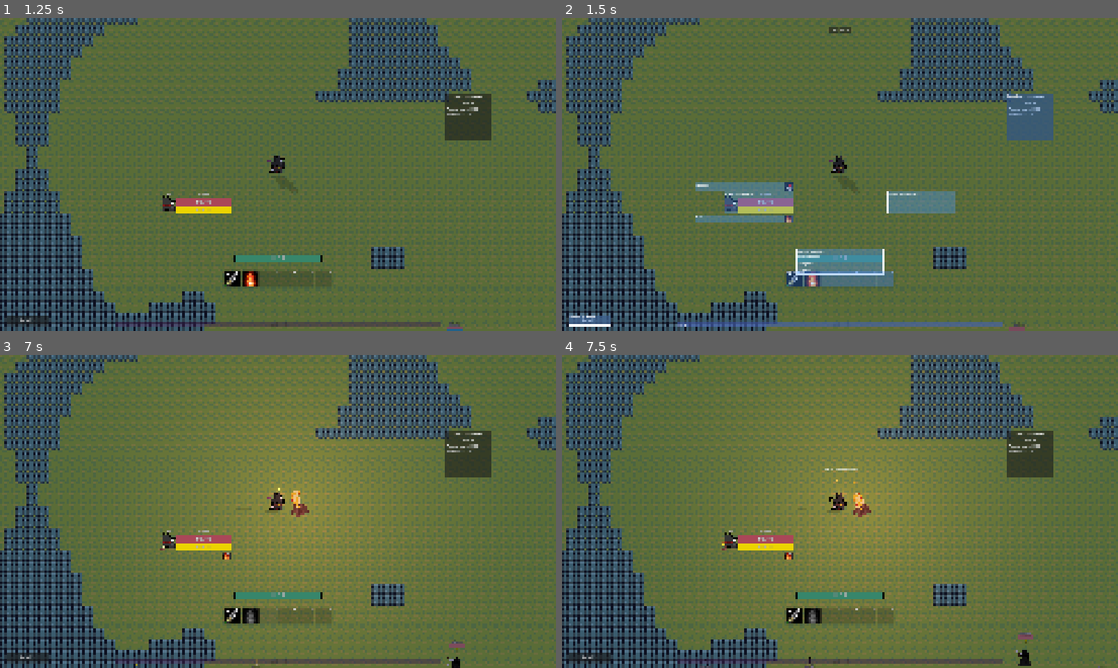
Above: before the commit, frames 1-4 (two rows, left to right).
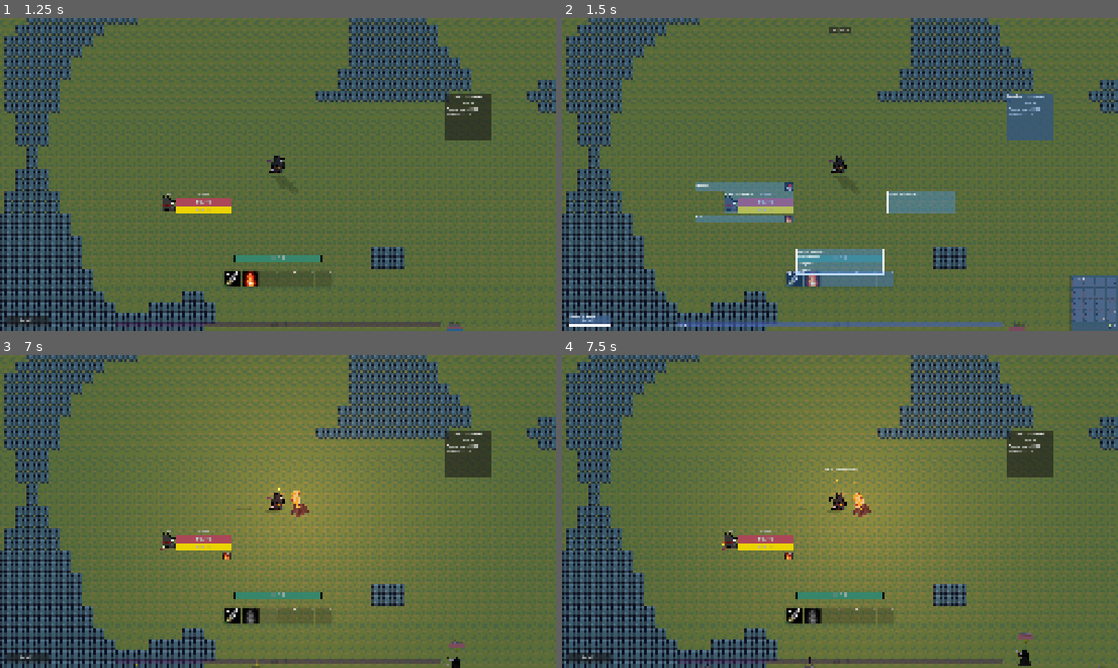
Above: after the commit, the same moments.

Repository: NicholasIzosimov/2D-Platformer
Game: Godot game, scene res://Scenes/main_menu.tscn
Two runs of this game, one before a commit and one after it. Both use one fixed random seed, a clock stepped at 60 frames per second and the inputs below.
Inputs:
- Up to frame 1 (1.25 s): click "Start Run" at 0.5 s
- Up to frame 2 (1.5 s): click "Unlock UI" at 1.25 s
- Up to frame 3 (7 s): click "Lock" at 2 s; click "1" at 2.75 s; click "2" at 3.5 s; click "1:00" at 4.25 s; click "59" at 5 s; click "58" at 5.75 s; click "3" at 6.5 s
- Up to frame 4 (7.5 s): click "57" at 7.25 s

Frame 1 is identical in both runs. In frame 2, 1.5% of the frame differs, in the area x 91-100%, y 82-100%; in frame 3, less than 0.1%; in frame 4, nothing differs.

Commit message:
Item generation, loot tables, gold, haste rating, combat cursor
- ItemTemplate + ItemRules generator: rarity, level budget, slot share, stat costs, random stat pool with forced stats, constant armor, weapon damage from speed
- Rarity resources; LootTable (global + per-unit) rolled on death into bag/gold
- Bag pane moved to HUD with gold row; slot backgrounds for filled slots; rarity-coloured item tooltips
- HASTE_RATING stat; combat cursor over enemies
- Docs updated

Co-Authored-By: Claude Opus 5.5 <noreply@anthropic.com>

Diff:
--- /dev/null
+++ b/Resources/Items/Rarities/common.tres
@@ -0,0 +1,9 @@
+[gd_resource type="Resource" script_class="Rarity" format=3 uid="uid://0pfy4vkmm1ld"]
+
+[ext_resource type="Script" uid="uid://c7l51n6l7foec" path="res://Scripts/ResourceScripts/rarity.gd" id="1_l3x3y"]
+
+[resource]
+script = ExtResource("1_l3x3y")
+name = "Common"
+weight = 70.0
+metadata/_custom_type_script = "uid://c7l51n6l7foec"
--- /dev/null
+++ b/Resources/Items/Rarities/epic.tres
@@ -0,0 +1,12 @@
+[gd_resource type="Resource" script_class="Rarity" format=3 uid="uid://cngxodcvvm36h"]
+
+[ext_resource type="Script" uid="uid://c7l51n6l7foec" path="res://Scripts/ResourceScripts/rarity.gd" id="1_goxs0"]
+
+[resource]
+script = ExtResource("1_goxs0")
+name = "Epic"
+color = Color(0.36670622, 0.23358166, 0.8832673, 1)
+weight = 0.5
+budget_multiplier = 2.2
+stat_count = 4
+metadata/_custom_type_script = "uid://c7l51n6l7foec"
--- /dev/null
+++ b/Resources/Items/Rarities/rare.tres
@@ -0,0 +1,12 @@
+[gd_resource type="Resource" script_class="Rarity" format=3 uid="uid://beanc0bw87gfg"]
+
+[ext_resource type="Script" uid="uid://c7l51n6l7foec" path="res://Scripts/ResourceScripts/rarity.gd" id="1_18oc0"]
+
+[resource]
+script = ExtResource("1_18oc0")
+name = "Rare"
+color = Color(0.050636567, 0.38788632, 0.67659914, 1)
+weight = 4.5
+budget_multiplier = 1.7
+stat_count = 3
+metadata/_custom_type_script = "uid://c7l51n6l7foec"
--- /dev/null
+++ b/Resources/Items/Rarities/uncommon.tres
@@ -0,0 +1,12 @@
+[gd_resource type="Resource" script_class="Rarity" format=3 uid="uid://c7540lyin7m0l"]
+
+[ext_resource type="Script" uid="uid://c7l51n6l7foec" path="res://Scripts/ResourceScripts/rarity.gd" id="1_xn6ls"]
+
+[resource]
+script = ExtResource("1_xn6ls")
+name = "Uncommon"
+color = Color(0.16322663, 0.44610244, 0.27266136, 1)
+weight = 25.0
+budget_multiplier = 1.3
+stat_count = 2
+metadata/_custom_type_script = "uid://c7l51n6l7foec"
--- /dev/null
+++ b/Resources/Items/Templates/quick_gloves.tres
@@ -0,0 +1,14 @@
+[gd_resource type="Resource" script_class="ItemTemplate" format=3 uid="uid://d1fax26moo3bf"]
+
+[ext_resource type="Script" uid="uid://ds4vabwfl1g5r" path="res://Scripts/ResourceScripts/item_template.gd" id="1_6vcot"]
+[ext_resource type="Texture2D" uid="uid://c5xtoxm2f0xho" path="res://Assets/ItemIcons/quick_gloves.png" id="2_4h0ga"]
+
+[resource]
+script = ExtResource("1_6vcot")
+name = "Quick Gloves"
+slot = 5
+icon = ExtResource("2_4h0ga")
+forced_stats = Dictionary[int, float]({
+20: 1.0
+})
+metadata/_custom_type_script = "uid://ds4vabwfl1g5r"
--- /dev/null
+++ b/Resources/Items/Templates/vigourous_ring.tres
@@ -0,0 +1,16 @@
+[gd_resource type="Resource" script_class="ItemTemplate" format=3 uid="uid://ckclhi35iebdh"]
+
+[ext_resource type="Texture2D" uid="uid://h770l3mpig0r" path="res://Assets/ItemIcons/vigourous_ring.png" id="1_nqdhe"]
+[ext_resource type="Resource" uid="uid://c7540lyin7m0l" path="res://Resources/Items/Rarities/uncommon.tres" id="1_w02pt"]
+[ext_resource type="Script" uid="uid://ds4vabwfl1g5r" path="res://Scripts/ResourceScripts/item_template.gd" id="2_w02pt"]
+
+[resource]
+script = ExtResource("2_w02pt")
+name = "Vigourous Ring"
+slot = 8
+icon = ExtResource("1_nqdhe")
+forced_stats = Dictionary[int, float]({
+0: 1.0
+})
+fixed_rarity = ExtResource("1_w02pt")
+metadata/_custom_type_script = "uid://ds4vabwfl1g5r"
--- /dev/null
+++ b/Resources/Items/Templates/wraith_hood.tres
@@ -0,0 +1,10 @@
+[gd_resource type="Resource" script_class="ItemTemplate" format=3 uid="uid://vj1s4clspq1a"]
+
+[ext_resource type="Script" uid="uid://ds4vabwfl1g5r" path="res://Scripts/ResourceScripts/item_template.gd" id="1_kda8v"]
+[ext_resource type="Texture2D" uid="uid://bvkychi3yyunm" path="res://Assets/ItemIcons/wraith's_hood.png" id="2_yygq1"]
+
+[resource]
+script = ExtResource("1_kda8v")
+name = "Wraith's Hood"
+icon = ExtResource("2_yygq1")
+metadata/_custom_type_script = "uid://ds4vabwfl1g5r"
--- /dev/null
+++ b/Resources/Items/item_rules.tres
@@ -0,0 +1,43 @@
+[gd_resource type="Resource" script_class="ItemRules" format=3 uid="uid://muk03tvj2dbx"]
+
+[ext_resource type="Script" uid="uid://c7l51n6l7foec" path="res://Scripts/ResourceScripts/rarity.gd" id="1_v2bnd"]
+[ext_resource type="Resource" uid="uid://0pfy4vkmm1ld" path="res://Resources/Items/Rarities/common.tres" id="2_17po6"]
+[ext_resource type="Script" uid="uid://bn8bhdy7dvuoi" path="res://Scripts/ResourceScripts/item_rules.gd" id="2_wlugu"]
+[ext_resource type="Resource" uid="uid://c7540lyin7m0l" path="res://Resources/Items/Rarities/uncommon.tres" id="3_8wc7q"]
+[ext_resource type="Resource" uid="uid://beanc0bw87gfg" path="res://Resources/Items/Rarities/rare.tres" id="4_ku6su"]
+[ext_resource type="Resource" uid="uid://cngxodcvvm36h" path="res://Resources/Items/Rarities/epic.tres" id="5_efc7m"]
+
+[resource]
+script = ExtResource("2_wlugu")
+rarities = Array[ExtResource("1_v2bnd")]([ExtResource("2_17po6"), ExtResource("3_8wc7q"), ExtResource("4_ku6su"), ExtResource("5_efc7m")])
+slot_budget = Dictionary[int, float]({
+0: 1.0,
+1: 0.4,
+2: 0.7,
+3: 1.2,
+4: 0.5,
+5: 0.6,
+6: 1.1,
+7: 0.6,
+8: 0.2,
+9: 2.0,
+10: 0.3
+})
+stat_costs = Dictionary[int, float]({
+0: 1.0,
+1: 1.0,
+2: 0.5,
+16: 1.2,
+17: 1.2,
+19: 1.0,
+20: 1.3
+})
+stat_pool = Dictionary[int, float]({
+0: 100.0,
+1: 100.0,
+16: 10.0,
+17: 10.0,
+20: 10.0
+})
+armor_slots = Array[int]([0, 2, 3, 4, 5, 6, 7])
+metadata/_custom_type_script = "uid://bn8bhdy7dvuoi"
--- /dev/null
+++ b/Resources/Loot/global_loot.tres
@@ -0,0 +1,14 @@
+[gd_resource type="Resource" script_class="LootTable" format=3 uid="uid://e35u731gdcaj"]
+
+[ext_resource type="Script" uid="uid://0flf12yjfjnx" path="res://Scripts/ResourceScripts/loot_table.gd" id="1_ie0d6"]
+[ext_resource type="Script" uid="uid://ds4vabwfl1g5r" path="res://Scripts/ResourceScripts/item_template.gd" id="2_ofhdo"]
+[ext_resource type="Resource" uid="uid://vj1s4clspq1a" path="res://Resources/Items/Templates/wraith_hood.tres" id="3_ofhdo"]
+[ext_resource type="Resource" uid="uid://d1fax26moo3bf" path="res://Resources/Items/Templates/quick_gloves.tres" id="4_5gn7v"]
+
+[resource]
+script = ExtResource("1_ie0d6")
+templates = Dictionary[ExtResource("2_ofhdo"), float]({
+ExtResource("3_ofhdo"): 1.0,
+ExtResource("4_5gn7v"): 1.0
+})
+metadata/_custom_type_script = "uid://0flf12yjfjnx"
--- a/Scenes/Enemy.tscn
+++ b/Scenes/Enemy.tscn
@@ -5,6 +5,8 @@
 [ext_resource type="Script" uid="uid://c84jrct7xjue7" path="res://Scripts/enemy_combat_controller.gd" id="2_wovta"]
 [ext_resource type="Script" uid="uid://bpvmhj2ristro" path="res://Scripts/rewards.gd" id="5_mo1ky"]
 [ext_resource type="PackedScene" uid="uid://bt46q120wyags" path="res://Scenes/FloatingNumber.tscn" id="6_6bs3c"]
+[ext_resource type="Resource" uid="uid://e35u731gdcaj" path="res://Resources/Loot/global_loot.tres" id="6_mo1ky"]
+[ext_resource type="Resource" uid="uid://muk03tvj2dbx" path="res://Resources/Items/item_rules.tres" id="7_6bs3c"]
 
 [node name="Unit" unique_id=1164345268 groups=["enemies"] instance=ExtResource("1_m1htj")]
 collision_layer = 4
@@ -29,6 +31,8 @@
 position = Vector2(0, -40)
 script = ExtResource("5_mo1ky")
 floating_number_scene = ExtResource("6_6bs3c")
+global_loot = ExtResource("6_mo1ky")
+item_rules = ExtResource("7_6bs3c")
 
 [node name="Shadow" parent="." index="11" unique_id=1046130201]
 near_width = 0.4
--- a/Scenes/Unit.tscn
+++ b/Scenes/Unit.tscn
@@ -127,7 +127,7 @@
 position = Vector2(35, -35)
 sprite_frames = ExtResource("9_4rtpo")
 animation = &"quest_target"
-frame_progress = 0.52931744
+frame_progress = 0.68914986
 script = ExtResource("9_742ik")
 
 [node name="LevelLabel" type="Label" parent="Bars/HealthBar" unique_id=803717281]
--- a/Scenes/bag_pane.tscn
+++ b/Scenes/bag_pane.tscn
@@ -2,10 +2,14 @@
 
 [ext_resource type="Script" uid="uid://b36fxje43yhhb" path="res://Scripts/bag_pane.gd" id="1_ryv2d"]
 [ext_resource type="PackedScene" uid="uid://cr3sddidhicqq" path="res://Scenes/gear_slot.tscn" id="2_cea84"]
+[ext_resource type="Texture2D" uid="uid://du02qapws2xaj" path="res://Assets/UI/gold_coin.png" id="3_cftyi"]
 
 [node name="BagPane" type="PanelContainer" unique_id=1487114124]
+anchors_preset = -1
 offset_right = 40.0
 offset_bottom = 40.0
+grow_horizontal = 0
+grow_vertical = 0
 script = ExtResource("1_ryv2d")
 item_slot_scene = ExtResource("2_cea84")
 
@@ -16,7 +20,27 @@
 theme_override_constants/margin_right = 8
 theme_override_constants/margin_bottom = 8
 
-[node name="BagSlots" type="GridContainer" parent="MarginContainer" unique_id=2120705134]
+[node name="VBoxContainer" type="VBoxContainer" parent="MarginContainer" unique_id=1586512975]
+layout_mode = 2
+theme_override_constants/separation = 6
+
+[node name="BagSlots" type="GridContainer" parent="MarginContainer/VBoxContainer" unique_id=2120705134]
 unique_name_in_owner = true
 layout_mode = 2
 columns = 4
+
+[node name="GoldRow" type="HBoxContainer" parent="MarginContainer/VBoxContainer" unique_id=2018447709]
+layout_mode = 2
+alignment = 2
+
+[node name="TextureRect" type="TextureRect" parent="MarginContainer/VBoxContainer/GoldRow" unique_id=1537427456]
+texture_filter = 1
+custom_minimum_size = Vector2(28, 28)
+layout_mode = 2
+texture = ExtResource("3_cftyi")
+expand_mode = 1
+stretch_mode = 5
+
+[node name="GoldLabel" type="Label" parent="MarginContainer/VBoxContainer/GoldRow" unique_id=907312181]
+unique_name_in_owner = true
+layout_mode = 2
--- a/Scenes/combat_scene.tscn
+++ b/Scenes/combat_scene.tscn
@@ -9,7 +9,6 @@
 [ext_resource type="PackedScene" uid="uid://dy7tq4pgrtl6q" path="res://Scenes/character_pane.tscn" id="4_efsqc"]
 [ext_resource type="PackedScene" uid="uid://divn7g3016xhl" path="res://Scenes/talent_pane.tscn" id="5_yw3bn"]
 [ext_resource type="Script" uid="uid://yti72ecb3xss" path="res://Scripts/enemy_spawner.gd" id="6_vtehv"]
-[ext_resource type="PackedScene" uid="uid://bepc14y7wgkan" path="res://Scenes/bag_pane.tscn" id="7_6soxb"]
 [ext_resource type="Script" uid="uid://yon5ea1deaj3" path="res://Scripts/debug_tools.gd" id="7_loea4"]
 [ext_resource type="Texture2D" uid="uid://h0prnvh3rwo0" path="res://Assets/Tiny Swords (Free Pack)/Terrain/Tileset/Tilemap_color1.png" id="8_sv7pb"]
 [ext_resource type="Resource" uid="uid://dkxxluk1bxxtm" path="res://Resources/Progression/spawn_level_rule.tres" id="9_b1s7y"]
@@ -180,19 +179,6 @@
 vertical_alignment = 1
 script = ExtResource("2_vtehv")
 
-[node name="BagPane" parent="CanvasLayer" unique_id=1487114124 instance=ExtResource("7_6soxb")]
-anchors_preset = 3
-anchor_left = 1.0
-anchor_top = 1.0
-anchor_right = 1.0
-anchor_bottom = 1.0
-offset_left = -40.0
-offset_top = -40.0
-offset_right = 0.0
-offset_bottom = 0.0
-grow_horizontal = 0
-grow_vertical = 0
-
 [node name="player" parent="." unique_id=664299930 instance=ExtResource("1_qumoa")]
 motion_mode = 0
 
--- a/Scenes/gear_slot.tscn
+++ b/Scenes/gear_slot.tscn
@@ -7,6 +7,18 @@
 offset_right = 40.0
 offset_bottom = 40.0
 script = ExtResource("1_q6bon")
+
+[node name="Background" type="TextureRect" parent="." unique_id=288444478]
+texture_filter = 1
+layout_mode = 1
+anchors_preset = 15
+anchor_right = 1.0
+anchor_bottom = 1.0
+grow_horizontal = 2
+grow_vertical = 2
+mouse_filter = 2
+expand_mode = 1
+stretch_mode = 5
 
 [node name="Icon" type="TextureRect" parent="." unique_id=2121901888]
 layout_mode = 1
--- a/Scenes/hud.tscn
+++ b/Scenes/hud.tscn
@@ -14,6 +14,7 @@
 [ext_resource type="Texture2D" uid="uid://bfcikulr0jk3b" path="res://Assets/AbilityIcons/GushingWound.png" id="11_piegi"]
 [ext_resource type="Texture2D" uid="uid://s8yki6rbu1rc" path="res://Assets/AbilityIcons/warmth.png" id="12_i2avg"]
 [ext_resource type="PackedScene" uid="uid://o0hb40hrjtx0" path="res://Scenes/quest_log.tscn" id="14_1a2va"]
+[ext_resource type="PackedScene" uid="uid://bepc14y7wgkan" path="res://Scenes/bag_pane.tscn" id="15_ssfue"]
 
 [sub_resource type="StyleBoxFlat" id="StyleBoxFlat_lw07u"]
 bg_color = Color(0.19769236, 0.18554819, 0.20661426, 0.67058825)
@@ -274,3 +275,14 @@
 offset_top = 345.0
 offset_right = 2263.0
 offset_bottom = 561.0
+
+[node name="BagPane" parent="." unique_id=1487114124 instance=ExtResource("15_ssfue")]
+layout_mode = 1
+anchor_left = 1.0
+anchor_top = 1.0
+anchor_right = 1.0
+anchor_bottom = 1.0
+offset_left = -49.0
+offset_top = -50.0
+offset_right = 0.0
+offset_bottom = 0.0
--- a/Scripts/ResourceScripts/item_data.gd
+++ b/Scripts/ResourceScripts/item_data.gd
@@ -7,6 +7,8 @@
 @export var name: String
 @export var icon: Texture2D
 @export var slot: Slot
+@export var item_level: int = 1
+@export var rarity: Rarity
 @export var stats: Dictionary[Stat.Type, float] = {}
 @export_group("Weapon")
 @export var attack_speed: float = 0.0
--- /dev/null
+++ b/Scripts/ResourceScripts/item_rules.gd
@@ -0,0 +1,78 @@
+extends Resource
+
+class_name ItemRules
+
+@export var rarities: Array[Rarity] = []
+@export var budget_base: float = 4.0
+@export var budget_per_level: float = 2.0
+@export var budget_exponent: float = 1.2
+@export var slot_budget: Dictionary[ItemData.Slot, float] = {}
+@export var stat_costs: Dictionary[Stat.Type, float] = {}
+@export var weapon_dps_per_budget: float = 0.5
+@export var stat_pool: Dictionary[Stat.Type, float] = {}
+@export var split_variance: float = 0.5
+@export var armor_per_budget: float = 2.0
+@export var armor_slots: Array[ItemData.Slot] = []
+
+func roll_rarity() -> Rarity:
+	var total: float = 0.0
+	for rarity in rarities:
+		total += rarity.weight
+	var r: float = randf() * total
+	for rarity in rarities:
+		r -= rarity.weight
+		if r < 0.0:
+			return rarity
+	return rarities.back()
+
+func budget(item_level: int, rarity: Rarity, slot: ItemData.Slot) -> float:
+	var level_budget: float = budget_base + budget_per_level * pow(max(item_level - 1, 0), budget_exponent)
+	return level_budget * rarity.budget_multiplier * slot_budget.get(slot, 1.0)
+
+func generate(template: ItemTemplate, item_level: int) -> ItemData:
+	var item := ItemData.new()
+	item.name = template.name if template.name != "" else ItemData.Slot.keys()[template.slot].capitalize()
+	item.slot = template.slot
+	item.icon = template.icon
+	item.attack_speed = template.attack_speed
+	item.item_level = item_level
+	item.rarity = template.fixed_rarity if template.fixed_rarity else roll_rarity()
+	var total_budget: float = budget(item_level, item.rarity, template.slot)
+	var weights: Dictionary = pick_stats(template, item.rarity.stat_count)
+	var total_weight: float = 0.0
+	for stat in weights:
+		total_weight += weights[stat]
+	for stat in weights:
+		var amount: float = total_budget * weights[stat] / total_weight / stat_costs.get(stat, 1.0)
+		var rounded: float = snappedf(amount, 0.1) if Stat.PERCENT_STATS.has(stat) else roundf(amount)
+		if rounded != 0.0:
+			item.stats[stat] = rounded
+	if item.attack_speed > 0.0:
+		item.stats[Stat.Type.WEAPON_DAMAGE] = roundf(total_budget * weapon_dps_per_budget * item.attack_speed)
+	if armor_slots.has(item.slot):
+		item.stats[Stat.Type.ARMOR] = item.stats.get(Stat.Type.ARMOR, 0.0) + roundf(total_budget * armor_per_budget)
+	return item
+
+func pick_stats(template: ItemTemplate, count: int) -> Dictionary:
+	var picked: Dictionary = template.forced_stats.duplicate()
+	var chances: Dictionary = stat_pool.duplicate()
+	for stat in picked:
+		chances.erase(stat)
+	for i in min(count - picked.size(), chances.size()):
+		var stat = weighted_pick(chances)
+		picked[stat] = 1.0
+		chances.erase(stat)
+	for stat in picked:
+		picked[stat] *= randf_range(1.0 - split_variance, 1.0 + split_variance)
+	return picked
+
+func weighted_pick(chances: Dictionary):
+	var total: float = 0.0
+	for key in chances:
+		total += chances[key]
+	var r: float = randf() * total
+	for key in chances:
+		r -= chances[key]
+		if r < 0.0:
+			return key
+	return chances.keys().back()
--- /dev/null
+++ b/Scripts/ResourceScripts/item_template.gd
@@ -0,0 +1,11 @@
+extends Resource
+
+class_name ItemTemplate
+
+@export var name: String
+@export var slot: ItemData.Slot
+@export var icon: Texture2D
+@export var forced_stats: Dictionary[Stat.Type, float] = {}
+@export var fixed_rarity: Rarity
+@export_group("Weapon")
+@export var attack_speed: float = 0.0
--- /dev/null
+++ b/Scripts/ResourceScripts/loot_table.gd
@@ -0,0 +1,26 @@
+extends Resource
+
+class_name LootTable
+
+@export_range(0.0, 1.0) var item_chance: float = 0.1
+@export var templates: Dictionary[ItemTemplate, float] = {}
+@export var gold_base: float = 1.0
+@export var gold_per_level: float = 1.0
+@export var gold_variance: float = 0.3
+
+func roll_gold(level: int) -> int:
+	var amount: float = (gold_base + gold_per_level * (level - 1)) * randf_range(1.0 - gold_variance, 1.0 + gold_variance)
+	return max(roundi(amount), 0)
+
+func roll_item(rules: ItemRules, level: int) -> ItemData:
+	if templates.is_empty() or randf() >= item_chance:
+		return null
+	var total: float = 0.0
+	for template in templates:
+		total += templates[template]
+	var r: float = randf() * total
+	for template in templates:
+		r -= templates[template]
+		if r < 0.0:
+			return rules.generate(template, level)
+	return null
--- /dev/null
+++ b/Scripts/ResourceScripts/rarity.gd
@@ -0,0 +1,9 @@
+extends Resource
+
+class_name Rarity
+
+@export var name: String
+@export var color: Color = Color.WHITE
+@export var weight: float = 1.0
+@export var budget_multiplier: float = 1.0
+@export var stat_count: int = 1
--- a/Scripts/ResourceScripts/stat.gd
+++ b/Scripts/ResourceScripts/stat.gd
@@ -23,6 +23,7 @@
 	CRIT_RATING,
 	ABILITY_POWER,
 	WEAPON_DAMAGE,
+	HASTE_RATING,
 	}
 const LABELS: Dictionary = {
 	Type.VIGOR: "Vigor",
@@ -45,6 +46,7 @@
 	Type.CRIT_RATING: "Crit Rating",
 	Type.ABILITY_POWER: "Ability Power",
 	Type.WEAPON_DAMAGE: "Weapon Damage",
+	Type.HASTE_RATING: "Haste Rating",
 }
 const PERCENT_STATS: Array = [Type.CRIT_CHANCE, Type.CRIT_DAMAGE, Type.MISS_CHANCE, Type.HIT_CHANCE, Type.DAMAGE_PERCENT, Type.DAMAGE_REDUCTION, Type.HASTE, Type.DODGE, Type.PARRY, Type.BLOCK]
 const DISPLAY_SCALE: Dictionary = {Type.CRIT_DAMAGE: 100.0}
--- a/Scripts/ResourceScripts/unit_data.gd
+++ b/Scripts/ResourceScripts/unit_data.gd
@@ -12,6 +12,7 @@
 @export var power: PowerData = preload("res://Resources/Powers/bot_power.tres")
 @export var abilities: Array[AbilityData] = []
 @export var starting_gear: Array[ItemData] = []
+@export var loot_table: LootTable
 @export var base_health: float = 10.0
 @export var xp_reward: float = 1.0
 @export var level_scaling: LevelScaling = preload("res://Resources/Progression/level_scaling.tres")
--- a/Scripts/ResourceScripts/unit_stats.gd
+++ b/Scripts/ResourceScripts/unit_stats.gd
@@ -143,5 +143,8 @@
 func base_swing_time() -> float:
 	return weapon_speed if weapon_speed > 0.0 else unit_data.base_swing_time
 
+func haste_percent() -> float:
+	return get_stat(Stat.Type.HASTE) + rating_to_percent(get_stat(Stat.Type.HASTE_RATING))
+
 func hasted(time: float) -> float:
-	return time / (1.0 + get_stat(Stat.Type.HASTE) / 100.0)
+	return time / (1.0 + haste_percent() / 100.0)
--- a/Scripts/bag_pane.gd
+++ b/Scripts/bag_pane.gd
@@ -2,9 +2,11 @@
 
 @export var item_slot_scene: PackedScene
 var slots: Array = []
+var open: bool = false
 
 func _ready() -> void:
-	visible = false
+	visible = open
+	add_to_group("layout_preview")
 	process_mode = Node.PROCESS_MODE_ALWAYS
 	for i in PlayerState.bag_size:
 		var item_slot = item_slot_scene.instantiate()
@@ -12,6 +14,7 @@
 		%BagSlots.add_child(item_slot)
 		slots.append(item_slot)
 	PlayerState.bag_changed.connect(refresh)
+	PlayerState.gold_changed.connect(func(_amount): refresh())
 	refresh()
 
 func _unhandled_input(event: InputEvent) -> void:
@@ -20,8 +23,13 @@
 		get_viewport().set_input_as_handled()
 
 func toggle() -> void:
-	visible = not visible
+	open = not open
+	visible = open
+
+func set_preview(value: bool) -> void:
+	visible = value or open
 
 func refresh() -> void:
 	for i in slots.size():
 		slots[i].set_item(PlayerState.bag[i])
+	%GoldLabel.text = str(PlayerState.gold)
--- a/Scripts/character_pane.gd
+++ b/Scripts/character_pane.gd
@@ -48,7 +48,7 @@
 	add_row("Armor", "%d" % stats.get_stat(Stat.Type.ARMOR))
 	add_row("Crit Chance", "%.1f%%" % stats.crit_percent())
 	add_row("Hit Chance", "%.1f%%" % stats.hit_percent())
-	add_row("Haste", "%.1f%%" % stats.get_stat(Stat.Type.HASTE))
+	add_row("Haste", "%.1f%%" % stats.haste_percent())
 	add_row("Miss Chance", "%.1f%%" % stats.get_stat(Stat.Type.MISS_CHANCE))
 	add_row("Endurance", "(+%s/s)" % endurance.endurance_regen)
 
--- a/Scripts/describe.gd
+++ b/Scripts/describe.gd
@@ -73,7 +73,10 @@
 
 
 static func item(data: ItemData) -> String:
-	var lines: Array[String] = ["[b]%s[/b]" % data.name, "[color=gray]%s[/color]" % ItemData.Slot.keys()[data.slot].capitalize()]
+	var color: Color = data.rarity.color if data.rarity else Color.WHITE
+	var lines: Array[String] = ["[b][color=#%s]%s[/color][/b]" % [color.to_html(false), data.name]]
+	lines.append("[color=gray]Item Level %d[/color]" % data.item_level)
+	lines.append("[color=gray]%s[/color]" % ItemData.Slot.keys()[data.slot].capitalize())
 	if data.attack_speed > 0.0:
 		lines.append("Speed %.2f" % data.attack_speed)
 	for stat in data.stats:
--- a/Scripts/gear_slot.gd
+++ b/Scripts/gear_slot.gd
@@ -4,6 +4,7 @@
 
 @export var slot: ItemData.Slot
 @export var empty_icon: Texture2D = preload("res://Assets/ItemIcons/icon_template.png")
+@export var filled_background: Texture2D = preload("res://Assets/ItemIcons/icon_equipped_background.png")
 var item: ItemData
 var empty_text: String = ""
 
@@ -15,7 +16,8 @@
 	refresh()
 
 func refresh() -> void:
-	$Icon.texture = item.icon if item else empty_icon
+	$Background.texture = filled_background if item else empty_icon
+	$Icon.texture = item.icon if item else null
 	tooltip_text = Describe.item(item) if item else empty_text
 
 func _gui_input(event: InputEvent) -> void:
--- a/Scripts/player_combat_controller.gd
+++ b/Scripts/player_combat_controller.gd
@@ -3,6 +3,8 @@
 @export var hud: Node
 @export var error_text: Node
 @export var cast_bar: Node
+@export var combat_cursor: Texture2D = preload("res://Assets/UI/CombatPointer.png")
+@export var combat_cursor_hotspot: Vector2 = Vector2(6, 6)
 var current_target: Node
 var hovered_target: Node
 signal target_changed(target)
@@ -182,3 +184,7 @@
 	hovered_target = hovered
 	if is_instance_valid(hovered_target):
 		hovered_target.get_node("TargetIndicator").set_hovered(true)
+	Input.set_custom_mouse_cursor(combat_cursor if is_instance_valid(hovered_target) else null, Input.CURSOR_ARROW, combat_cursor_hotspot)
+
+func _exit_tree() -> void:
+	Input.set_custom_mouse_cursor(null)
--- a/Scripts/rewards.gd
+++ b/Scripts/rewards.gd
@@ -5,6 +5,9 @@
 @export var font_size: int = 36
 @export var line_spacing: float = 34.0
 @export var text_hold: float = 1.0
+@export var global_loot: LootTable
+@export var item_rules: ItemRules
+@export var gold_color: Color = Color(1.0, 0.85, 0.2)
 
 var lines_shown: int = 0
 
@@ -12,14 +15,28 @@
 	super._ready()
 	get_node("../UnitStats").died.connect(_on_died)
 
-func _on_died() -> void:
-	grant_xp()
-
 func grant_xp() -> void:
 	var stats = get_node("../UnitStats")
 	var xp: float = PlayerState.xp_curve.xp_for_enemy_level(stats.level) * stats.unit_data.xp_reward
 	PlayerState.add_xp(xp)
 	show_reward("+%d XP" % roundi(xp), xp_color)
+
+func _on_died() -> void:
+	grant_xp()
+	grant_loot()
+
+func grant_loot() -> void:
+	var stats = get_node("../UnitStats")
+	for table in [global_loot, stats.unit_data.loot_table]:
+		if table == null:
+			continue
+		var gold: int = table.roll_gold(stats.level)
+		if gold > 0:
+			PlayerState.add_gold(gold)
+			show_reward("+%d Gold" % gold, gold_color)
+		var item: ItemData = table.roll_item(item_rules, stats.level)
+		if item and PlayerState.add_to_bag(item):
+			show_reward(item.name, item.rarity.color if item.rarity else Color.WHITE)
 
 func show_reward(text: String, color: Color) -> void:
 	var label = floating_number_scene.instantiate()
Binary file added: Assets/ItemIcons/icon_equipped_background.png
Not shown, added: Assets/ItemIcons/icon_equipped_background.png.import
Binary file added: Assets/ItemIcons/quick_gloves.png
Not shown, changed: Assets/ItemIcons/quick_gloves.png.import
Binary file added: Assets/ItemIcons/vigourous_ring.png
Not shown, added: Assets/ItemIcons/vigourous_ring.png.import
Binary file added: Assets/ItemIcons/wraith's_hood.png
Not shown, added: Assets/ItemIcons/wraith's_hood.png.import
Binary file removed: Assets/PlaceholderBackground.png
Binary file added: Assets/UI/CombatPointer.png
Not shown, added: Assets/UI/CombatPointer.png.import
Binary file added: Assets/UI/gold_coin.png
(and 7 more such lines)
